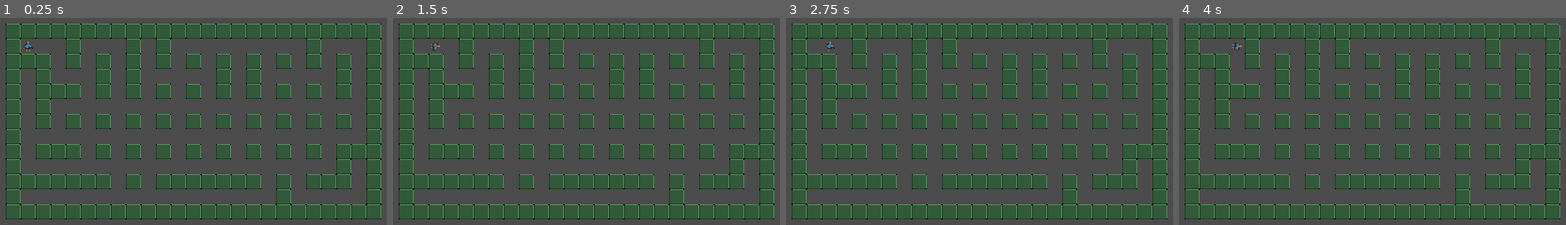
Above: before the commit, frames 1-4 (left to right).
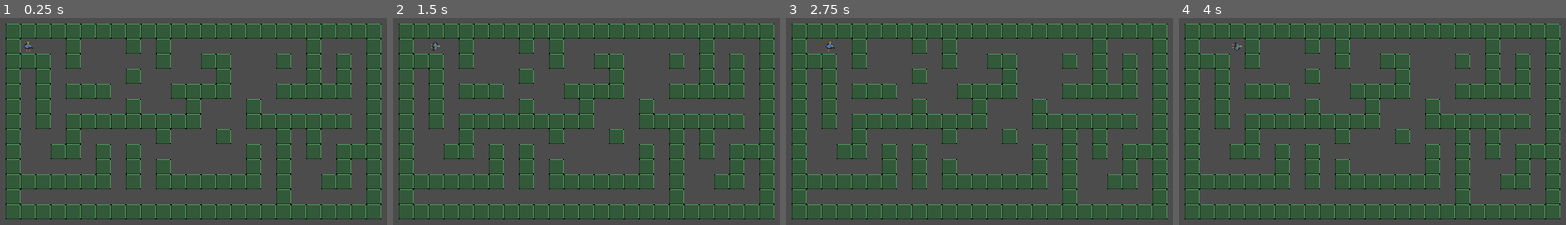
Above: after the commit, the same moments.

Repository: ffekete/WizardOfRogue
Game: Godot game, scene res://Scenes/Game/Main.tscn
The game is run twice, just before and just after one commit, with the same random seed, the same clock (stepped at 60 frames per second) and the same inputs.
Inputs:
- Up to frame 1 (0.25 s): no input
- Up to frame 2 (1.5 s): tap Enter at 0.5 s; hold Right (ui_right) 0.53-1.28 s; hold Down (ui_down) from 1.28 s (still down)
- Up to frame 3 (2.75 s): tap Space at 2 s; release Down (ui_down) at 2.03 s; hold Right (ui_right) from 2.03 s (still down)
- Up to frame 4 (4 s): tap Enter at 2.75 s; release Right (ui_right) at 2.78 s; hold Up (ui_up) 2.78-3.53 s; tap Space at 3.5 s; hold Left (ui_left) from 3.53 s (still down)

The runs differ from the first frame. In frame 1, 12% of the frame differs, in the area x 9-87%, y 17-83%; in frame 2, 12%; in frame 3, 12%; in frame 4, 12%.

Commit message:
better maze algorithm

Diff:
--- a/Scenes/Game/Main.tscn
+++ b/Scenes/Game/Main.tscn
@@ -1,6 +1,6 @@
 [gd_scene load_steps=5 format=2]
 
-[ext_resource path="res://Scripts/Game/Main.gd" type="Script" id=1]
+[ext_resource path="res://Scripts/Game/DungeonMain.gd" type="Script" id=1]
 [ext_resource path="res://Scenes/Game/CaveTile.tscn" type="PackedScene" id=2]
 [ext_resource path="res://Scenes/Game/Player.tscn" type="PackedScene" id=3]
 [ext_resource path="res://Scripts/Game/Camera2D.gd" type="Script" id=4]
--- /dev/null
+++ b/Scripts/Game/DungeonMain.gd
@@ -0,0 +1,220 @@
+extends Node
+
+export (PackedScene) var CaveTile
+export (PackedScene) var Player
+export var maze_width = 12
+export var maze_height = 6
+export var _seed = 1000
+export var walls_to_remove = 20
+
+var grid = []
+var generated_maze = []
+var tile_size = Global.grid_size
+
+onready var player = get_node("Player")
+onready var rng = RandomNumberGenerator.new()
+
+var cell_length = 2
+
+enum Direction {
+	N, S, E, W
+}
+
+# Called when the node enters the scene tree for the first time.
+func _ready():
+	generate()
+
+func generate():
+
+	# inint maze
+	grid.append([])
+	for i in range(0, maze_width):
+		grid.append([])
+		for j in range(0, maze_height):
+			grid[i].append(0)
+
+	generated_maze.append([])
+	for i in range(0, maze_width * cell_length + 1):
+		generated_maze.append([])
+		for j in range(0, maze_height * cell_length + 1):
+			generated_maze[i].append(0)
+
+	randomize()
+
+	seed(_seed)
+
+	_randomize(0, 0)
+	_randomize(maze_width,maze_height)
+
+	display_debug()
+	project_grid_to_generated_maze()
+	remove_walls(walls_to_remove)
+	place_walls()
+
+
+	player.start(Vector2(16, 16))
+
+var x = maze_width
+var y = maze_height
+
+func _randomize(cx, cy):
+
+	var dir = Direction.values()
+	dir.shuffle()
+
+	for direction in dir:
+		var nx = cx + getDxDy(direction).x
+		var ny = cy + getDxDy(direction).y
+
+		if(between(nx, x) && between(ny, y) && grid[nx][ny] == 0):
+			grid[cx][cy] |= get_bit(direction)
+			grid[nx][ny] |= get_bit(getOpposite(direction))
+
+			_randomize(nx, ny)
+
+
+func between(v, upper) -> bool:
+	return (v >= 0) && (v < upper)
+
+func set_wall(i, j):
+	var tile = CaveTile.instance()
+	tile.position.x = i * 16
+	tile.position.y = j * 16
+	add_child(tile)
+
+
+func project_grid_to_generated_maze():
+	var last_i
+	var last_j
+	for i in range(maze_height):
+		for j in range(maze_width):
+			# north
+			var x = j * cell_length
+			var y = i * 2
+			last_j = x
+
+			if((grid[j][i] & 1) == 0):
+
+				for k in range (0, cell_length):
+					#set_wall(x + k, y)
+					generated_maze[x+k][y] = 1
+			else:
+				#set_wall(x, y)
+				generated_maze[x][y] = 1
+
+		for j in range(maze_width):
+			# west
+			var x = j * cell_length
+			var y = i * 2
+			last_i = y
+			last_j = x
+
+			if((grid[j][i] & 8) == 0):
+					generated_maze[x][y+1] = 1
+			else:
+				pass
+
+	for j in range(0, x * 2):
+		var y = maze_height * 2
+
+		for k in range (0, cell_length):
+			# set_wall(j + k, y)
+			generated_maze[j+k][y] = 1
+
+	for j in range(0, y * 2):
+		var x = maze_width * 2
+		# set_wall(x, j)
+		generated_maze[x][j] = 1
+
+func place_walls():
+	var last_i
+	var last_j
+	for i in range(maze_width * 2 + 1):
+		for j in range(maze_height * 2 + 1):
+			if(generated_maze[i][j] == 1):
+				set_wall(i, j)
+
+
+
+func remove_walls(amount):
+	var walls = Array()
+
+	for g in range(0, amount):
+
+		walls.clear()
+
+		for i in range(1, maze_width * 2):
+			for j in range(1, maze_height * 2):
+				if(i > 0 && i < maze_width * 2 && generated_maze[i][j] == 1 &&
+					(
+						!(generated_maze[i-1][j] == 1 && generated_maze[i][j+1] == 1) &&
+						!(generated_maze[i+1][j] == 1 && generated_maze[i][j+1] == 1) &&
+						!(generated_maze[i-1][j] == 1 && generated_maze[i][j-1] == 1) &&
+						!(generated_maze[i+1][j] == 1 && generated_maze[i][j-1] == 1)
+					)):
+					walls.append(Vector2(i,j))
+
+		if(walls.size() > 0):
+			# shuffle wall collections
+			walls.shuffle()
+
+			print("nr of walls ", walls.size())
+			print("removing 1")
+
+			var wall = walls.pop_front()
+			generated_maze[wall.x][wall.y] = 0
+
+
+	display_debug()
+
+
+func display_debug():
+	for i in range(0, y):
+		for j in range(0, x):
+			if(grid[j][i] & 1 == 0):
+				printraw("+---")
+			else:
+				printraw("+   ")
+
+		print("+")
+
+		for j in range(0, x):
+			if(grid[j][i] & 8 == 0):
+				printraw("|   ")
+			else:
+				printraw("    ")
+
+		print("|")
+
+	for i in range (0, x):
+		printraw("+---")
+
+	print("+")
+
+func getOpposite(direction) -> int:
+	if(direction == Direction.N):
+		return Direction.S
+	if(direction == Direction.S):
+		return Direction.N
+	if(direction == Direction.E):
+		return Direction.W
+	return Direction.E
+
+func getDxDy(direction) -> Vector2:
+	if(direction == Direction.N):
+		return Vector2(0, -1)
+	if(direction == Direction.S):
+		return Vector2(0, 1)
+	if(direction == Direction.E):
+		return Vector2(1, 0)
+
+	return Vector2(-1, 0)
+
+func get_bit(direction):
+	if(direction == Direction.N):
+		return 1
+	if(direction == Direction.S):
+		return 2
+	if(direction == Direction.E):
+		return 4
+	return 8
--- a/Scripts/Game/Main.gd
+++ /dev/null
@@ -1,199 +0,0 @@
-extends Node
-
-export (PackedScene) var CaveTile
-export (PackedScene) var Player
-
-var grid = []
-var tile_size = Global.grid_size
-
-onready var player = get_node("Player")
-onready var rng = RandomNumberGenerator.new()
-
-var maze_width = 12
-var maze_height = 6
-
-var cell_length = 2
-
-enum Direction {
-	N, S, E, W
-}
-
-func getOpposite(direction) -> int:
-	if(direction == Direction.N):
-		return Direction.S
-	if(direction == Direction.S):
-		return Direction.N
-	if(direction == Direction.E):
-		return Direction.W
-	return Direction.E
-
-func getDxDy(direction) -> Vector2:
-	if(direction == Direction.N):
-		return Vector2(0, -1)
-	if(direction == Direction.S):
-		return Vector2(0, 1)
-	if(direction == Direction.E):
-		return Vector2(1, 0)
-
-	return Vector2(-1, 0)
-
-func get_bit(direction):
-	if(direction == Direction.N):
-		return 1
-	if(direction == Direction.S):
-		return 2
-	if(direction == Direction.E):
-		return 4
-	return 8
-
-# Called when the node enters the scene tree for the first time.
-func _ready():
-	print(get_viewport().get_visible_rect().size)
-
-	# inint maze
-	grid.append([])
-	for i in range(0, maze_width):
-		grid.append([])
-		for j in range(0, maze_height):
-			grid[i].append(0)
-
-	rng.randomize()
-
-	seed(1000)
-
-	_randomize(0, 0)
-	_randomize(maze_width,maze_height)
-
-	display_debug()
-
-	remove_walls(50)
-	place_walls()
-
-
-	player.start(Vector2(16, 16))
-
-var x = maze_width
-var y = maze_height
-
-func _randomize(cx, cy):
-
-	var dir = Direction.values()
-	dir.shuffle()
-
-	for direction in dir:
-		var nx = cx + getDxDy(direction).x
-		var ny = cy + getDxDy(direction).y
-
-		if(between(nx, x) && between(ny, y) && grid[nx][ny] == 0):
-			grid[cx][cy] |= get_bit(direction)
-			grid[nx][ny] |= get_bit(getOpposite(direction))
-
-			_randomize(nx, ny)
-
-
-func between(v, upper) -> bool:
-	return (v >= 0) && (v < upper)
-
-func set_wall(i, j):
-	var tile = CaveTile.instance()
-	tile.position.x = i * 16
-	tile.position.y = j * 16
-	add_child(tile)
-
-
-func place_walls():
-	var last_i
-	var last_j
-	for i in range(maze_height):
-		for j in range(maze_width):
-			# north
-			var x = j * cell_length
-			var y = i * 2
-			last_j = x
-
-			if((grid[j][i] & 1) == 0):
-
-				for k in range (0, cell_length):
-					set_wall(x + k, y)
-			else:
-				set_wall(x, y)
-
-#		set_wall(last_j, i)
-
-		for j in range(maze_width):
-			# west
-			var x = j * cell_length
-			var y = i * 2
-			last_i = y
-			last_j = x
-
-			if((grid[j][i] & 8) == 0):
-					set_wall(x, y + 1)
-
-			else:
-				pass
-
-	for j in range(0, x * 2):
-		var y = maze_height * 2
-
-		for k in range (0, cell_length):
-			set_wall(j + k, y)
-
-	for j in range(0, y * 2):
-		var x = maze_width * 2
-		set_wall(x, j)
-
-
-func remove_walls(amount):
-	var walls = Array()
-	for i in range(2, maze_width - 1):
-		for j in range(2, maze_height - 1):
-
-			if(grid[i][j] & 1 == 0):
-				walls.append({Vector2(i,j): 1})
-
-			if(grid[i][j] & 8 == 0):
-				walls.append({Vector2(i,j): 8})
-
-	walls.shuffle()
-	print("nr of walls ", walls.size())
-
-	for i in range(0, min(amount, walls.size())):
-		var current_tile = walls.pop_front()
-
-		var key = current_tile.keys()[0]
-		var dir = current_tile[key]
-		var opposite
-		if(dir == 1):
-			opposite = 8
-		else:
-			opposite = 1
-
-		print(key)
-		grid[key.x][key.y] |= dir
-		grid[key.x][key.y-1] |= opposite
-
-
-
-func display_debug():
-	for i in range(0, y):
-		for j in range(0, x):
-			if(grid[j][i] & 1 == 0):
-				printraw("+---")
-			else:
-				printraw("+   ")
-
-		print("+")
-
-		for j in range(0, x):
-			if(grid[j][i] & 8 == 0):
-				printraw("|   ")
-			else:
-				printraw("    ")
-
-		print("|")
-
-	for i in range (0, x):
-		printraw("+---")
-
-	print("+")
